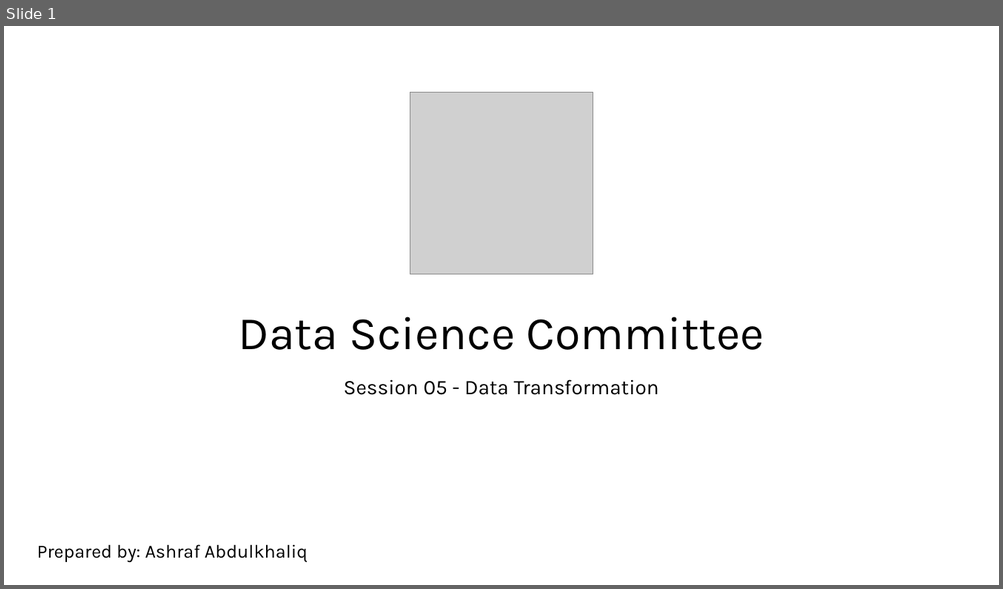
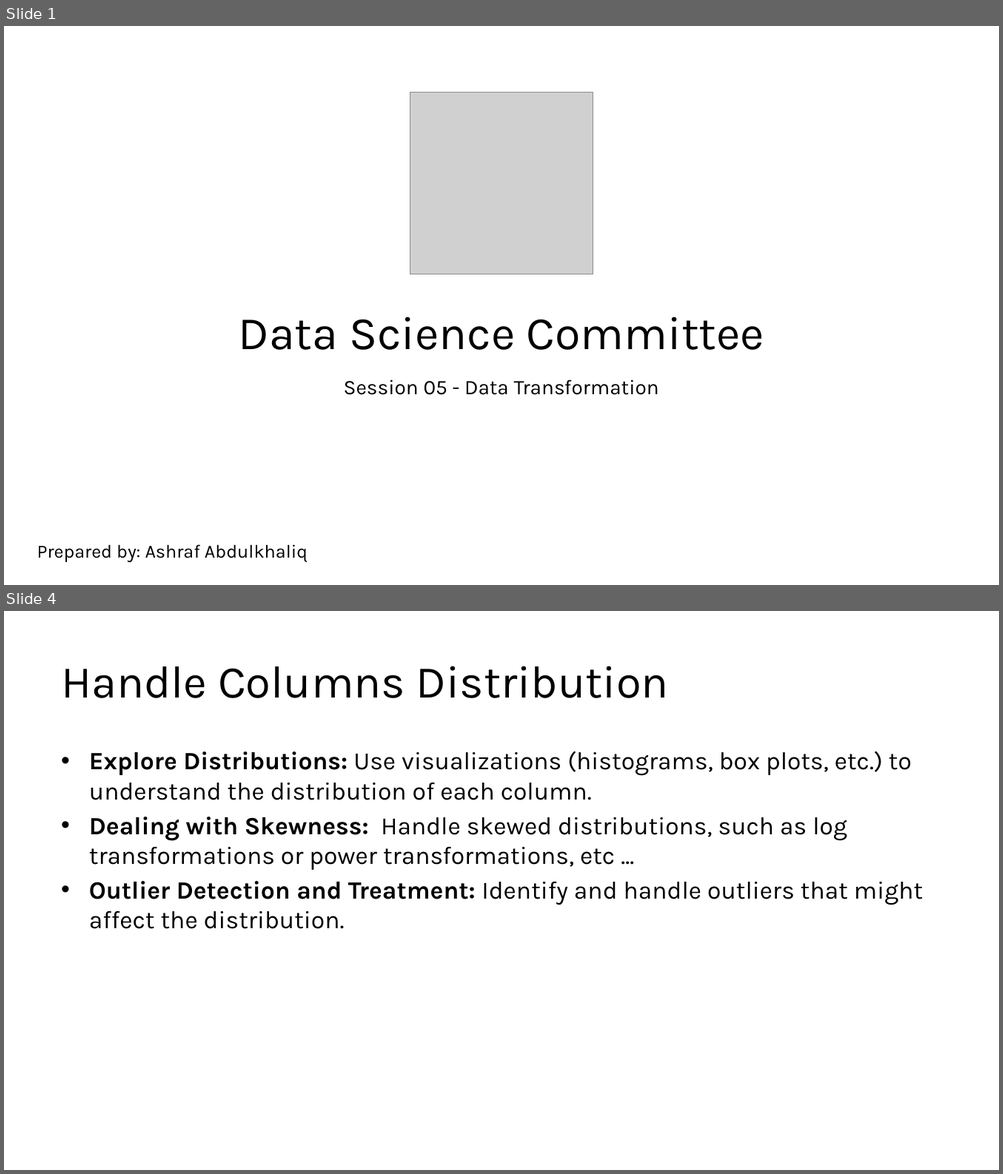
Before and after one commit to kershrita/Data-Science-Roadmap, a slide deck: slides/Session 05 - Data Transformation.pptx. Shown one above the other, each under a label of ours: slide 1 before the commit, slides 1 and 4 after it; the slides between them are not shown. The pictures are 1003x589 and 1003x1174 pixels, drawn with LibreOffice and Linux fonts; fonts in the diff are those of the drawing; grey boxes stand for pictures. Boxes give left, top, right and bottom in pixels: in the first picture for what was removed or moved away, otherwise in the second. Text is boxed around its words. In the diff, an @@ line names an element or a change of style, - is before the commit and + after.

```diff
--- a/slides/Session 05 - Data Transformation.pptx
+++ b/slides/Session 05 - Data Transformation.pptx
@@ slide 4 added at box(4, 611, 999, 1170), background #FFFFFF @@
@@ title added at box(61, 666, 669, 698), 44 pt, text #000000 @@
+Handle Columns Distribution
@@ text added at box(89, 751, 922, 929), 24 pt, text #000000 @@
+• Explore Distributions: Use visualizations (histograms, box plots, etc.) to understand the distribution of each column.
+• Dealing with Skewness: Handle skewed distributions, such as log transformations or power transformations, etc ...
+• Outlier Detection and Treatment: Identify and handle outliers that might affect the distribution.
```
Also in this commit, not shown: 17 other slides added, 2 slides removed, 2 other files.
